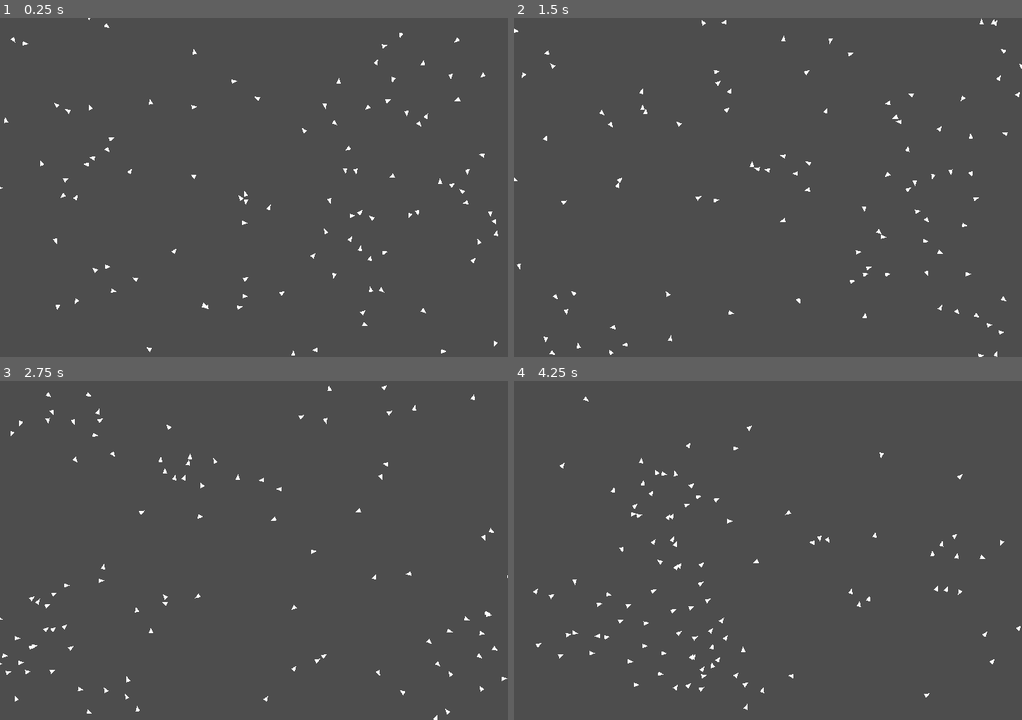
Above: before the commit, frames 1-4 (two rows, left to right).
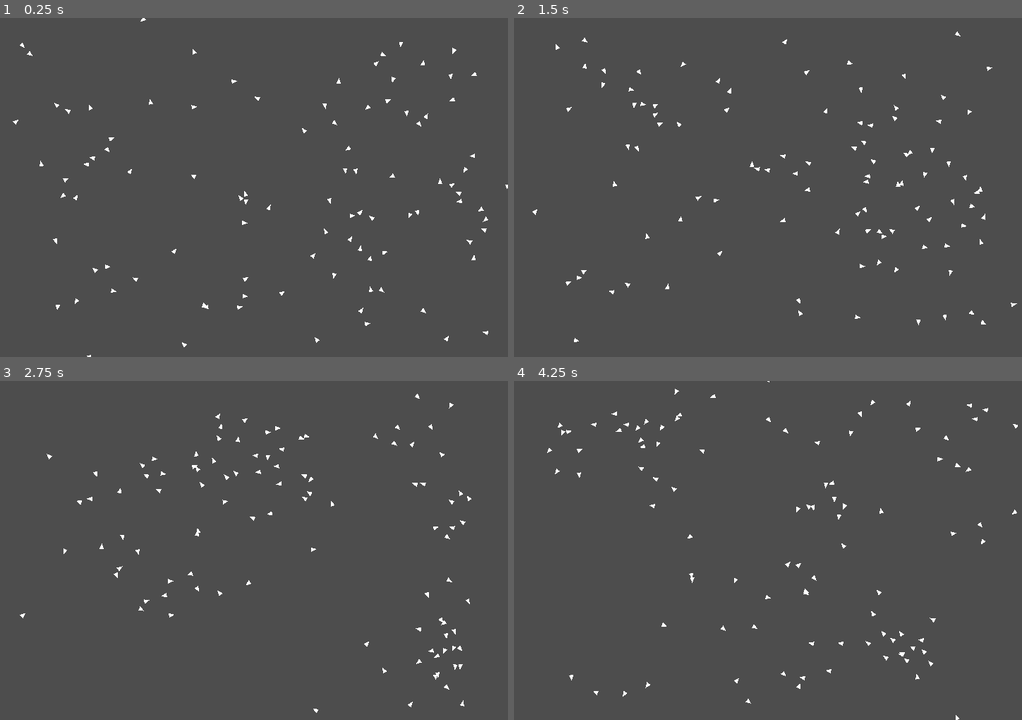
Above: after the commit, the same moments.

Repository: VeilLight/Boids
Game: Godot game, scene res://boids2d/boids_2d.tscn
Two runs of this game, one before a commit and one after it. Both use one fixed random seed, a clock stepped at 60 frames per second and the inputs below.
Inputs:
- Up to frame 1 (0.25 s): no input
- Up to frame 2 (1.5 s): no input
- Up to frame 3 (2.75 s): no input
- Up to frame 4 (4.25 s): no input

The runs differ from the first frame. In frame 1, 0.4% of the frame differs, in the area x 0-100%, y 0-100%; in frame 2, 1.2%; in frame 3, 1.4%; in frame 4, 1.5%, in the area x 3-100%, y 0-100%.

Commit message:
Make boids stay within screen bounds given a scren margin
- If screen margin is negative, make boids travel to the other side of the screen as previously impleted.
- Extract velocity limitation logic to a function
- Remove unused variables

Diff:
--- a/boids2d/boid.gd
+++ b/boids2d/boid.gd
@@ -6,17 +6,12 @@
 var screen_width = 0
 var screen_height = 0
 var velocity = Vector2()
-var max_speed = 0
-var min_speed = 0
-var r = 2
 
 # Called when the node enters the scene tree for the first time.
 func _ready():
 	var size = get_window().size
 	screen_width = size.x
 	screen_height = size.y
-	max_speed = get_meta("max_speed")
-	min_speed = get_meta("min_speed")
 
 	# Choose a random direction to start flying into
 	var angle = randf_range(0, 2 * PI)
@@ -25,7 +20,34 @@
 # Called every frame. 'delta' is the elapsed time since the previous frame.
 func _process(_delta):
 	translate(velocity)
-	_navigate_to_other_side_of_screen_if_out_of_bounds()
+	var screen_margin = get_meta("screen_margin")
+	if screen_margin > 0:
+		_stay_within_scree_bounds(screen_margin)
+	else:
+		_navigate_to_other_side_of_screen_if_out_of_bounds()
+
+func update_velocity(_velocity: Vector2):
+	velocity += _velocity
+	# Limit speed between a minimum and maximum
+	_limit_velocity()
+	# Update model rotation to match the new flight direction
+	set_rotation(velocity.angle() + deg_to_rad(90))
+
+func get_velocity():
+	return velocity
+
+func _stay_within_scree_bounds(screen_margin: float):
+	var turn_factor = get_meta("turn_factor")
+
+	if position.x < screen_margin:
+		velocity.x += turn_factor
+	elif position.x > screen_width - screen_margin:
+		velocity.x -= turn_factor
+
+	if position.y < screen_margin:
+		velocity.y += turn_factor
+	elif position.y > screen_height - screen_margin:
+		velocity.y -= turn_factor
 
 func _navigate_to_other_side_of_screen_if_out_of_bounds():
 	if position.x > screen_width:
@@ -37,16 +59,7 @@
 	elif position.y < 0:
 		set_position(Vector2(position.x, screen_height))
 
-func get_velocity():
-	return velocity
-
-func update_velocity(_velocity: Vector2):
-	velocity += _velocity
-
-	# Limit speed between a minimum and maximum
+func _limit_velocity():
 	var velocity_magnitude = velocity.length()
 	var speed = max(min(velocity_magnitude, get_meta("max_speed")), get_meta("min_speed"))
 	velocity = velocity / velocity_magnitude * speed
-
-	# Update model rotation to match the new flight direction
-	set_rotation(velocity.angle() + deg_to_rad(90))
--- a/boids2d/boid.tscn
+++ b/boids2d/boid.tscn
@@ -11,3 +11,5 @@
 script = ExtResource("1_wo7nb")
 metadata/max_speed = 3
 metadata/min_speed = 2
+metadata/turn_factor = 0.2
+metadata/screen_margin = 55.0
